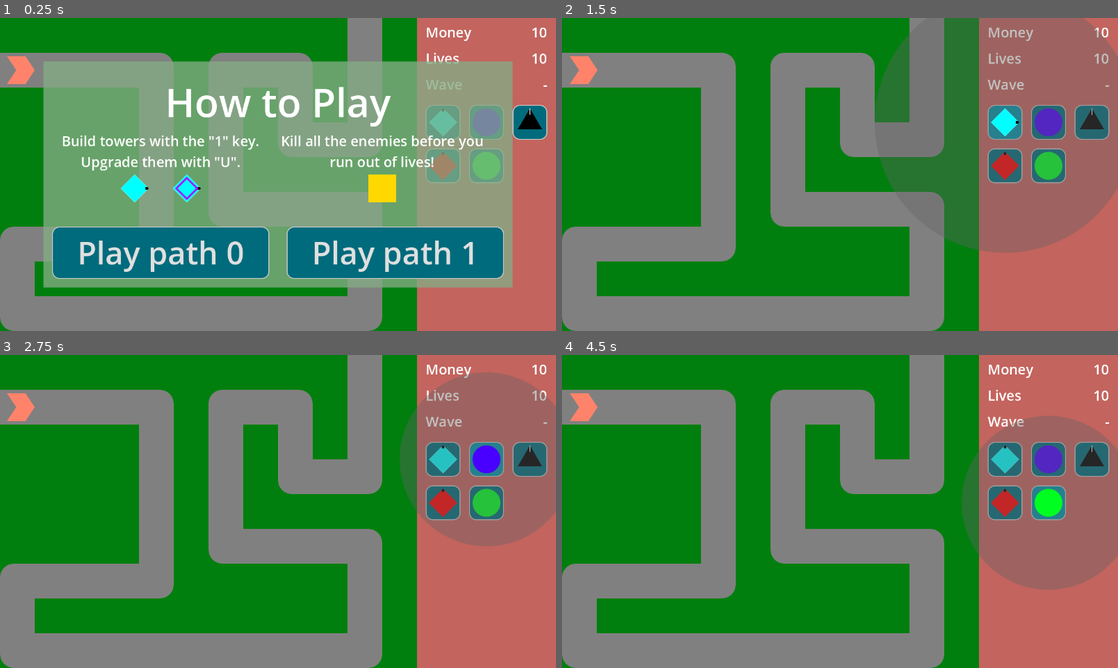
Above: before the commit, frames 1-4 (two rows, left to right).
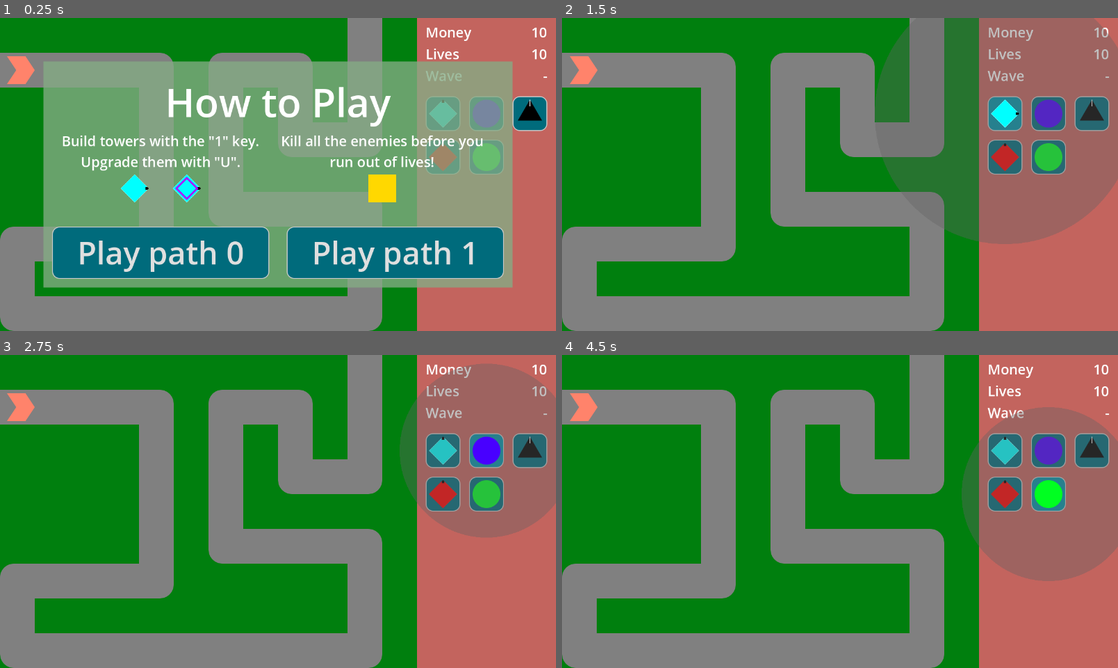
Above: after the commit, the same moments.

Repository: phrasmotica/godot-tower-defence
Game: Godot game, scene res://scenes/game.tscn
Same seed, same stepped clock (60 frames per second), same inputs: the game is played once before the commit and once after it.
Inputs (mouse positions are in pixels of both pictures, inside the frame that each line leads up to; where the layout moved, square brackets give the same spot in the first picture):
- Up to frame 1 (0.25 s): no input
- Up to frame 2 (1.5 s): click "Play path 0" at 0.5 s; click (1006, 115) [1006, 121] at 1.25 s
- Up to frame 3 (2.75 s): click (489, 452) [489, 458] at 2 s
- Up to frame 4 (4.5 s): click (1090, 452) [1090, 458] at 2.75 s; click (1006, 492) [1006, 502] at 3.5 s; click (1051, 492) [1051, 502] at 4.25 s

The runs differ from the first frame. In frame 1, 2.8% of the frame differs, in the area x 76-99%, y 9-53%; in frame 2, 4.5%; in frame 3, 4.8%, in the area x 71-100%, y 2-62%; in frame 4, 4.8%.

Commit message:
Improve layout of game UI elements

Diff:
--- a/scenes/ui/create_tower_ui.tscn
+++ b/scenes/ui/create_tower_ui.tscn
@@ -16,22 +16,22 @@
 [node name="CreateTowerUI" type="Control" node_paths=PackedStringArray("create_tower_buttons")]
 layout_mode = 3
 anchors_preset = 0
-offset_top = 200.0
 offset_right = 320.0
-offset_bottom = 720.0
+offset_bottom = 560.0
 script = ExtResource("1_f2jje")
 create_tower_buttons = [NodePath("PanelContainer/MarginContainer/GridContainer/GunTowerButton"), NodePath("PanelContain …(279 unchanged characters)…
 
 [node name="PanelContainer" type="PanelContainer" parent="."]
 layout_mode = 0
 offset_right = 320.0
-offset_bottom = 520.0
+offset_bottom = 560.0
 theme = ExtResource("2_g6khh")
 theme_type_variation = &"FlatPanelContainer"
 
 [node name="MarginContainer" type="MarginContainer" parent="PanelContainer"]
 layout_mode = 2
 theme_override_constants/margin_left = 20
+theme_override_constants/margin_top = 20
 theme_override_constants/margin_right = 20
 theme_override_constants/margin_bottom = 20
 
--- a/scenes/ui/game_ui.tscn
+++ b/scenes/ui/game_ui.tscn
@@ -87,6 +87,8 @@
 [node name="ScoreUI" parent="." instance=ExtResource("2_la3np")]
 
 [node name="CreateTowerUI" parent="." instance=ExtResource("4_3pagb")]
+offset_top = 160.0
+offset_bottom = 720.0
 
 [node name="TowerUI" parent="." instance=ExtResource("14_yox6r")]
 layout_mode = 0
--- a/scenes/ui/score_ui.tscn
+++ b/scenes/ui/score_ui.tscn
@@ -8,16 +8,16 @@
 layout_mode = 3
 anchors_preset = 0
 offset_right = 320.0
-offset_bottom = 200.0
+offset_bottom = 180.0
 script = ExtResource("1_tukbq")
-money_label = NodePath("PanelContainer/MarginContainer/VBoxContainer/Labels/MoneyLabel")
-lives_label = NodePath("PanelContainer/MarginContainer/VBoxContainer/Labels/LivesLabel")
-wave_label = NodePath("PanelContainer/MarginContainer/VBoxContainer/Labels/WaveLabel")
+money_label = NodePath("PanelContainer/MarginContainer/VBoxContainer/MoneyLabel")
+lives_label = NodePath("PanelContainer/MarginContainer/VBoxContainer/LivesLabel")
+wave_label = NodePath("PanelContainer/MarginContainer/VBoxContainer/WaveLabel")
 
 [node name="PanelContainer" type="PanelContainer" parent="."]
 layout_mode = 0
 offset_right = 320.0
-offset_bottom = 200.0
+offset_bottom = 160.0
 theme = ExtResource("2_27d4k")
 theme_type_variation = &"FlatPanelContainer"
 
@@ -27,27 +27,24 @@
 theme_override_constants/margin_left = 20
 theme_override_constants/margin_top = 10
 theme_override_constants/margin_right = 20
-theme_override_constants/margin_bottom = 20
+theme_override_constants/margin_bottom = 10
 
 [node name="VBoxContainer" type="VBoxContainer" parent="PanelContainer/MarginContainer"]
 layout_mode = 2
 theme_override_constants/separation = 10
 
-[node name="Labels" type="Control" parent="PanelContainer/MarginContainer/VBoxContainer"]
-custom_minimum_size = Vector2(0, 165)
+[node name="MoneyLabel" parent="PanelContainer/MarginContainer/VBoxContainer" instance=ExtResource("3_3bjug")]
+custom_minimum_size = Vector2(0, 40)
 layout_mode = 2
 
-[node name="MoneyLabel" parent="PanelContainer/MarginContainer/VBoxContainer/Labels" instance=ExtResource("3_3bjug")]
-layout_mode = 0
-
-[node name="LivesLabel" parent="PanelContainer/MarginContainer/VBoxContainer/Labels" instance=ExtResource("3_3bjug")]
-offset_top = 60.0
-offset_bottom = 120.0
+[node name="LivesLabel" parent="PanelContainer/MarginContainer/VBoxContainer" instance=ExtResource("3_3bjug")]
+custom_minimum_size = Vector2(0, 40)
+layout_mode = 2
 text = "Lives"
 
-[node name="WaveLabel" parent="PanelContainer/MarginContainer/VBoxContainer/Labels" instance=ExtResource("3_3bjug")]
-offset_top = 120.0
-offset_bottom = 180.0
+[node name="WaveLabel" parent="PanelContainer/MarginContainer/VBoxContainer" instance=ExtResource("3_3bjug")]
+custom_minimum_size = Vector2(0, 40)
+layout_mode = 2
 text = "Wave"
 amount = 0
 default_text = "-"
